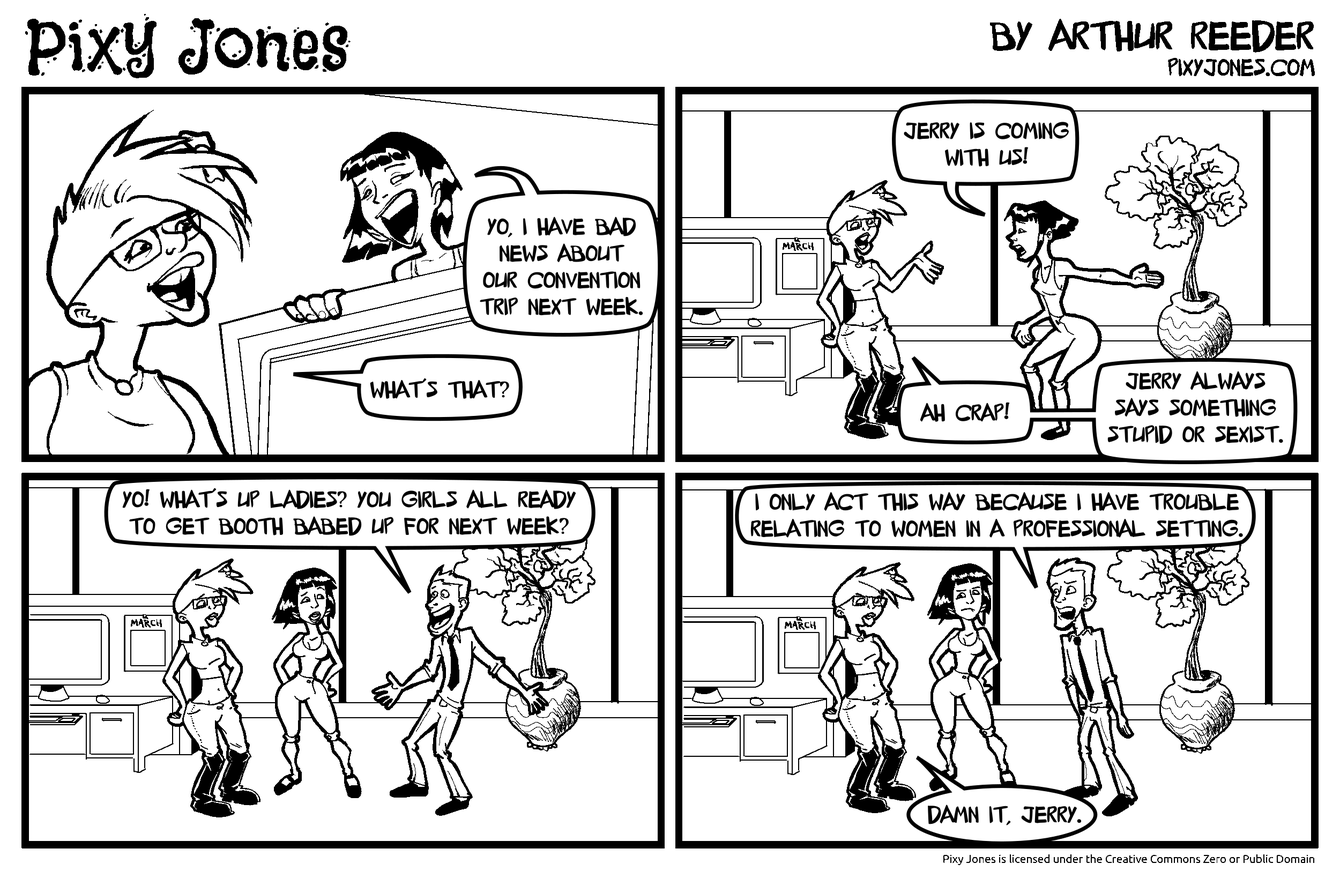
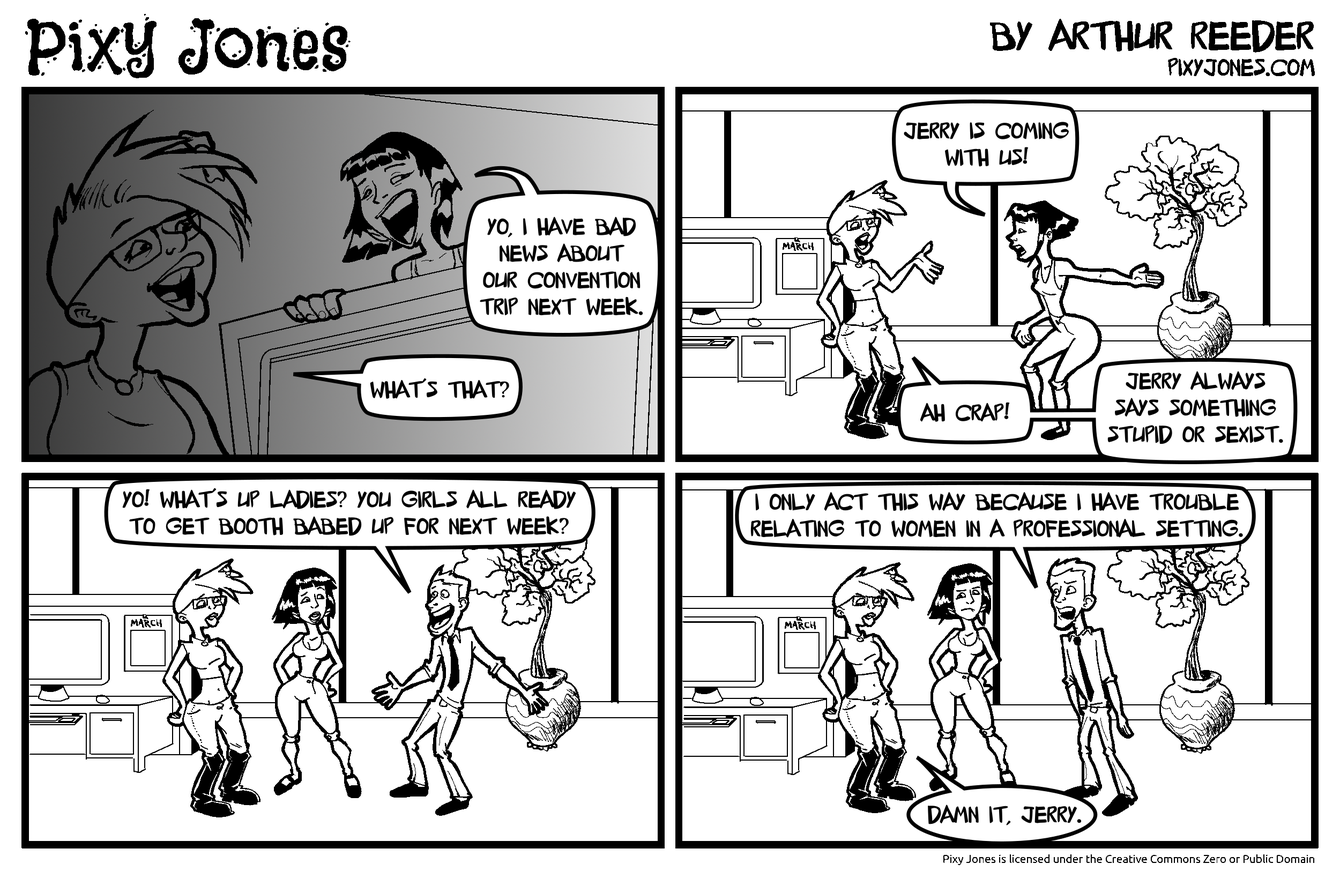
The second 1340×871 image is a revision of the first. Changes to its layers:
"Color": blend normal → darken, painted on it over [left=28, top=94, right=658, bottom=455]
